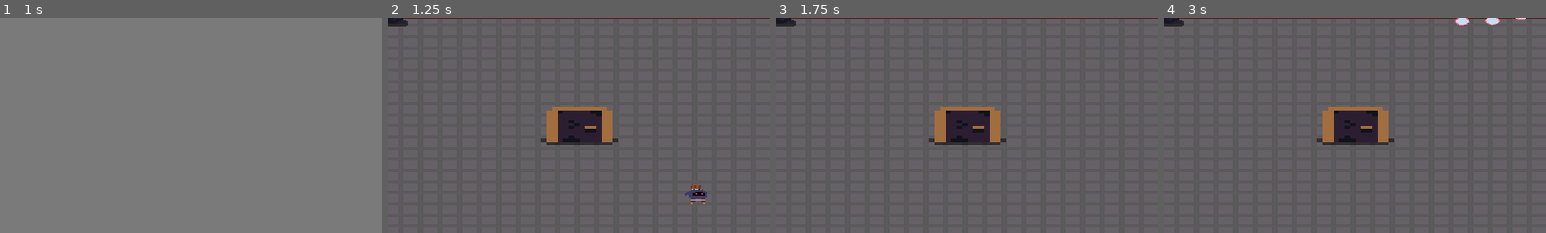
Above: before the commit, frames 1-4 (left to right).
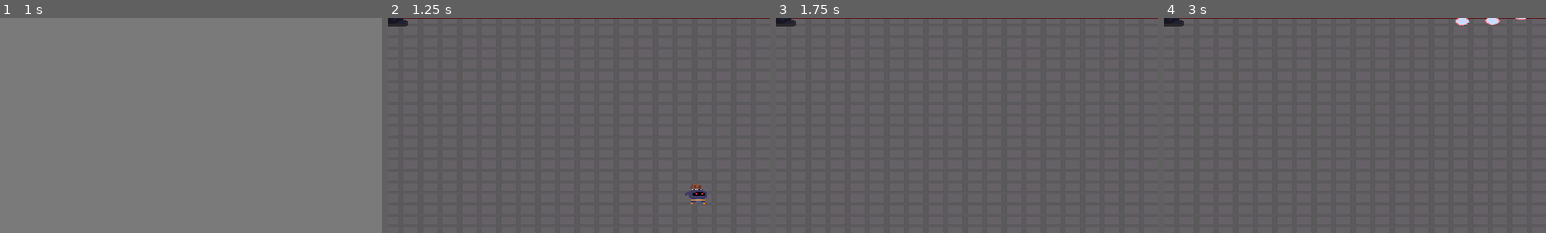
Above: after the commit, the same moments.

Repository: Arssin/Bullet_Hell_Jam
Game: Godot game, scene res://scenes/main_scene.tscn
Same seed, same stepped clock (60 frames per second), same inputs: the game is played once before the commit and once after it.
Inputs (mouse positions are % of the whole screen's width and height, from its top left):
- Up to frame 1 (1 s): click "Start" at 0.5 s
- Up to frame 2 (1.25 s): no input
- Up to frame 3 (1.75 s): move the mouse to (72, 45) at 1.27 s; hold D (move_right) from 1.28 s (still down); click (72, 45) at 1.35 s
- Up to frame 4 (3 s): move the mouse to (30, 55) at 2.02 s; release D (move_right) at 2.03 s; hold S (move_down) 2.03-2.78 s; tap Space (dash) at 2.1 s; move the mouse to (60, 28) at 2.77 s; hold D (move_right) from 2.78 s (still down); tap E (player_action) at 2.85 s
The pictures show only the part of the screen within x 10-60%, y 30-80%; the shares and areas given below are measured in that part.

Frame 1 is identical in both runs. In frame 2, 3.1% of the frame differs, in the area x 40-61%, y 41-60%; in frame 3, 3.1%; in frame 4, 3.1%.

Commit message:
lvl 1 fix

Diff:
--- a/scenes/Level1.tscn
+++ b/scenes/Level1.tscn
@@ -250,10 +250,6 @@
 position = Vector2(405, 86)
 scale = Vector2(2, 2)
 
-[node name="Doors2" parent="." instance=ExtResource("5_dm1nn")]
-position = Vector2(562, 252)
-scale = Vector2(2.25, 2.25)
-
 [node name="Doors" type="Node2D" parent="."]
 visible = false
 position = Vector2(-19, 67)
--- a/scripts/Level1.gd
+++ b/scripts/Level1.gd
@@ -7,18 +7,20 @@
 func _ready():
 	pass
 
+func _process(delta: float) -> void:
+	if doors.visible:
+		var doorsChildren = $Doors.get_children()
+		for door in doorsChildren:
+			door.colide_on()
+
 func _on_totem_boss_died() -> void:
+	var doorsChildren = $Doors.get_children()
+
+	for door in doorsChildren:
+		door.colide_on()
 	$Node.queue_free()
 	label_test.show()
 	show_doors()
 
 func show_doors():
-	var doorsChildren = $Doors.get_children()
-
-	for door in doorsChildren:
-		print(door.is_colliding)
-		door.colide_on()
-		print(door.is_colliding)
-
-	print($Doors/Doors.is_colliding)
 	$Doors.show()
